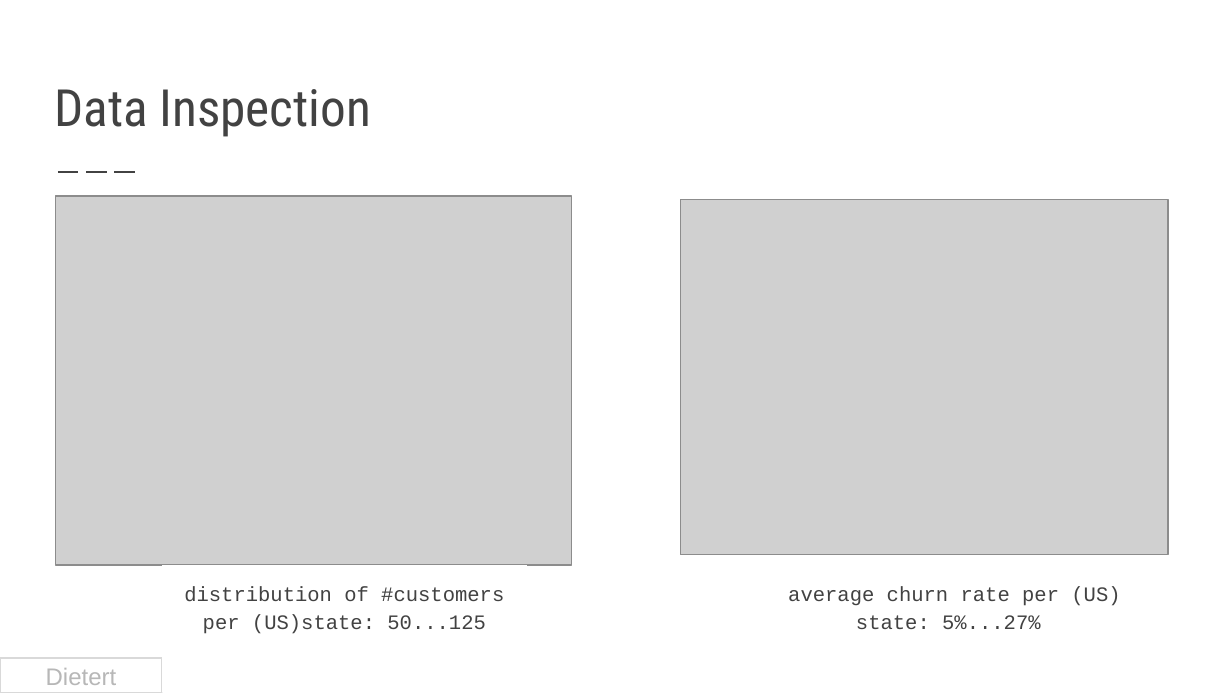
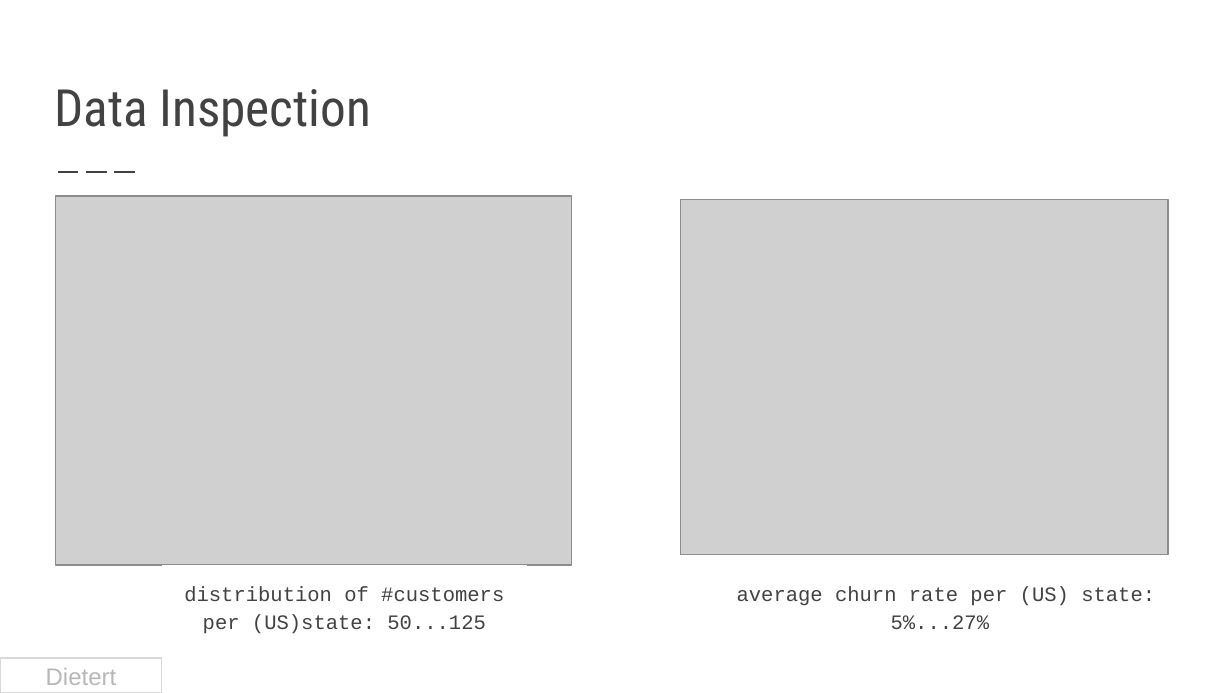
Before and after one commit to Parn1984/AIDA-Project-Team-C, a slide deck: slide 6 of documentation/AIDA Project - Customer Churn.pptx. Drawn at 1232x693 pixels with LibreOffice and Linux fonts; fonts in the diff are those of the drawing; grey boxes stand for pictures. Boxes give left, top, right and bottom in pixels: in the first picture for what was removed or moved away, otherwise in the second. Text is boxed around its words. In the diff, an @@ line names an element or a change of style, - is before the commit and + after.

```diff
--- a/documentation/AIDA Project - Customer Churn.pptx
+++ b/documentation/AIDA Project - Customer Churn.pptx
@@ text "average churn rate per (US) ..." rewrapped from (788,586,1120,629) to (737,586,1155,629) @@
```
Also in this commit, not shown: 4 other slides changed, 1 other file.
